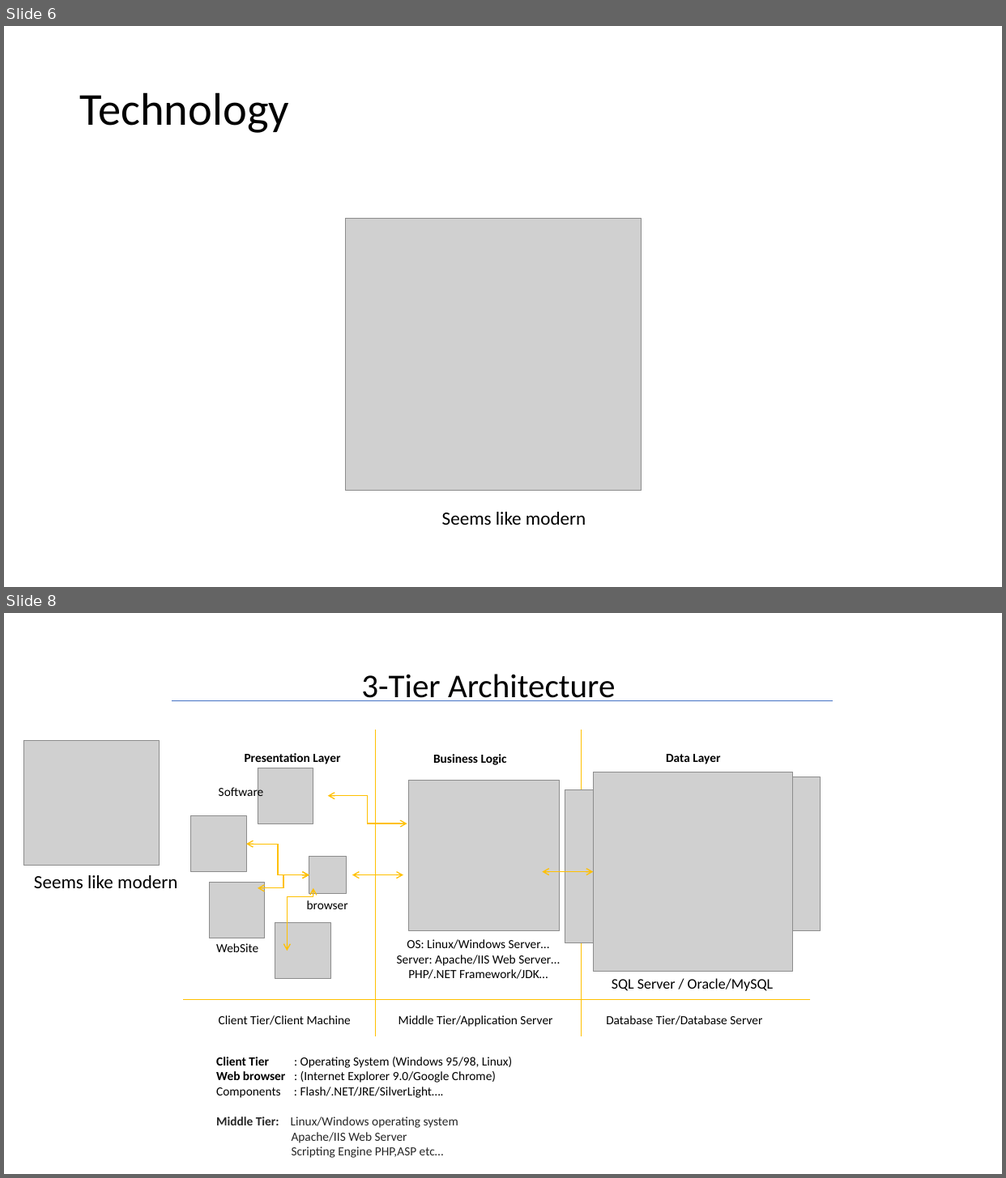
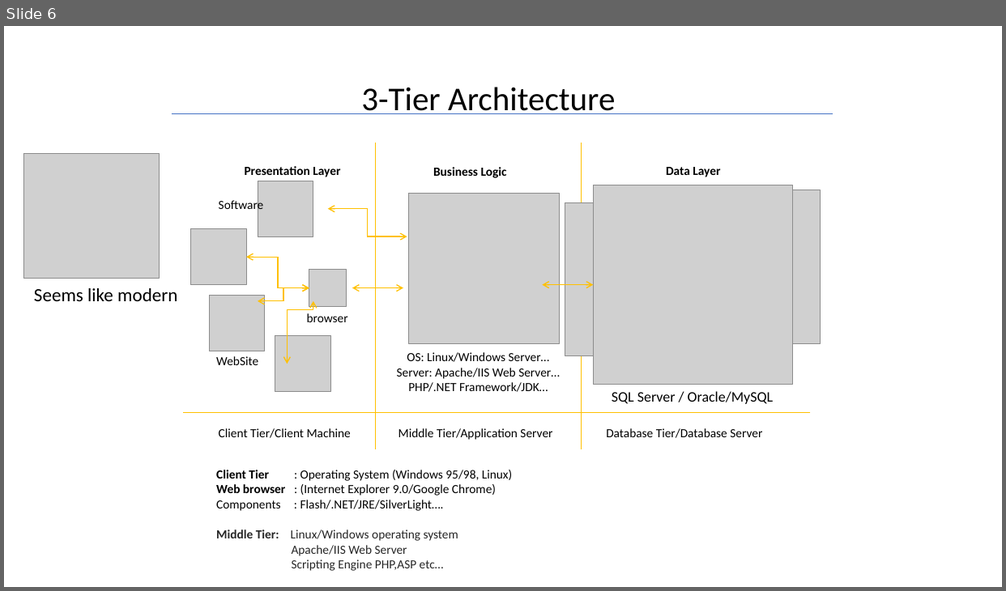
Before and after one commit to accorddeveloper/ASP.NET-MVC-Bootstrapper-Installed-Example, a slide deck: ASP.NET Presentation_2.pptx. Shown one above the other, each under a label of ours: slides 6 and 8 before the commit, slide 6 after it; the slides between them are not shown. The pictures are 1006x1178 and 1006x591 pixels, drawn with LibreOffice and Linux fonts; fonts in the diff are those of the drawing; grey boxes stand for pictures. Boxes give left, top, right and bottom in pixels: in the first picture for what was removed or moved away, otherwise in the second. Text is boxed around its words. In the diff, an @@ line names an element or a change of style, - is before the commit and + after.

```diff
--- a/ASP.NET Presentation_2.pptx
+++ b/ASP.NET Presentation_2.pptx
@@ slide 6 removed at <box>4,26,1002,587</box>, background #FFFFFF @@
@@ title removed at <box>80,92,289,133</box> @@
-Technology
@@ picture removed at <box>345,219,641,490</box> @@
@@ text removed at <box>442,512,586,525</box> @@
-Seems like modern
@@ what was slide 8 is now slide 6 @@
```
Also in this commit, not shown: 5 slides changed, 1 slide added, 4 other slides removed, 19 other files.
